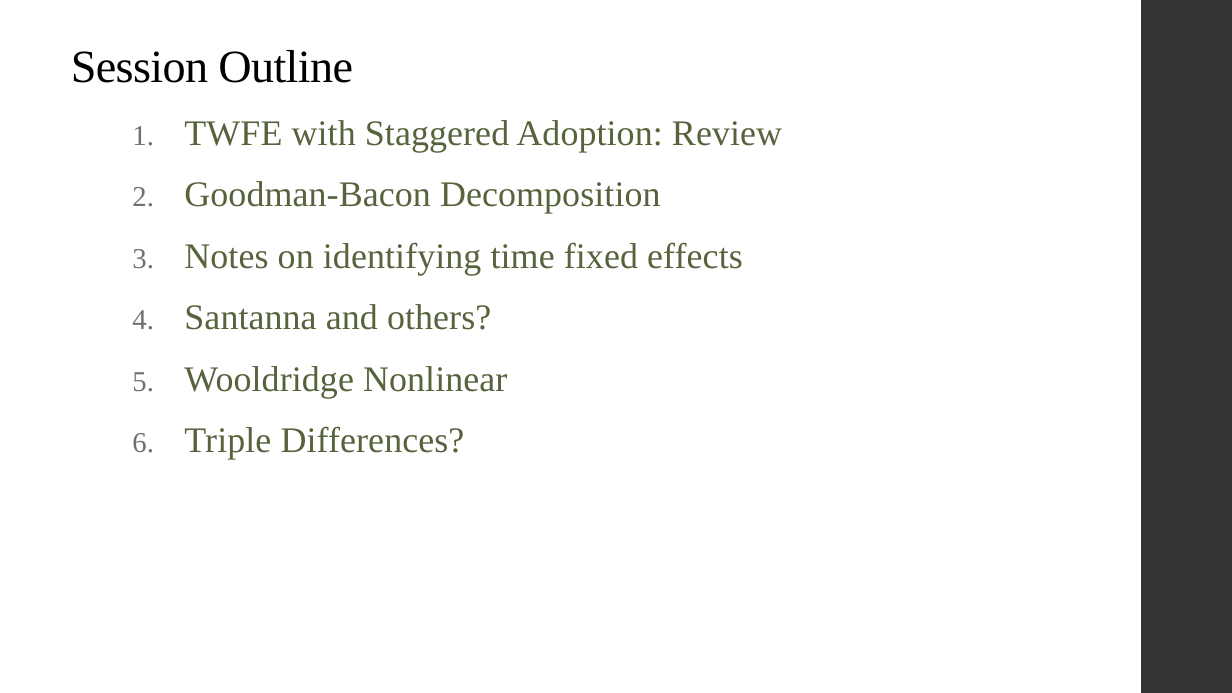
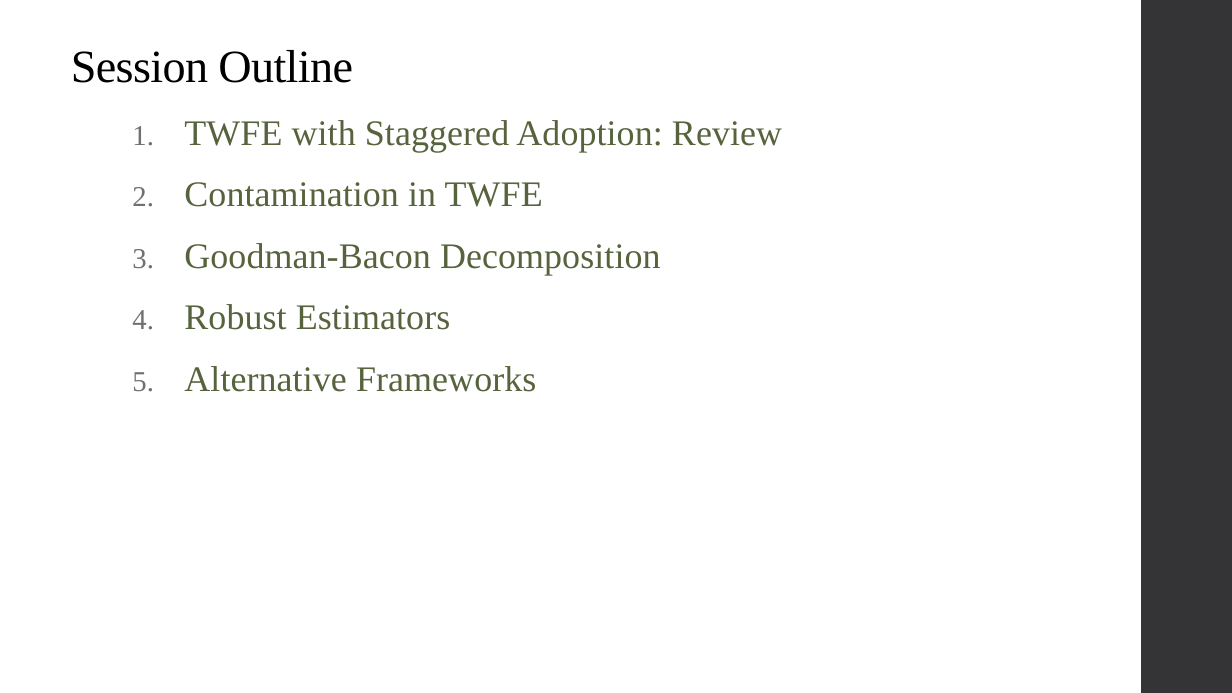
Before and after one commit to qiufei/fork-HAD5744, a slide deck: slide 4 of Lecture11_StaggeredAdoption/Lecture11_StaggeredAdoption_2022F.pptx. Drawn at 1232x693 pixels with LibreOffice and Linux fonts; fonts in the diff are those of the drawing. Boxes give left, top, right and bottom in pixels: in the first picture for what was removed or moved away, otherwise in the second. Text is boxed around its words. In the diff, an @@ line names an element or a change of style, - is before the commit and + after.

Commit message:
Update lecture 11
Just missing Wooldridge

```diff
--- a/Lecture11_StaggeredAdoption/Lecture11_StaggeredAdoption_2022F.pptx
+++ b/Lecture11_StaggeredAdoption/Lecture11_StaggeredAdoption_2022F.pptx
@@ text at [184, 182, 543, 207]: paragraph added @@
+2. Contamination in TWFE
@@ text at [184, 304, 536, 392]: text changed @@
-3. Notes on identifying time fixed effects
-4. Santanna and others?
-5. Wooldridge Nonlinear
-6. Triple Differences?
+4. Robust Estimators
+5. Alternative Frameworks
```
Also in this commit, not shown: 5 other slides changed, 18 slides added, 1 slide removed, 23 other files.
